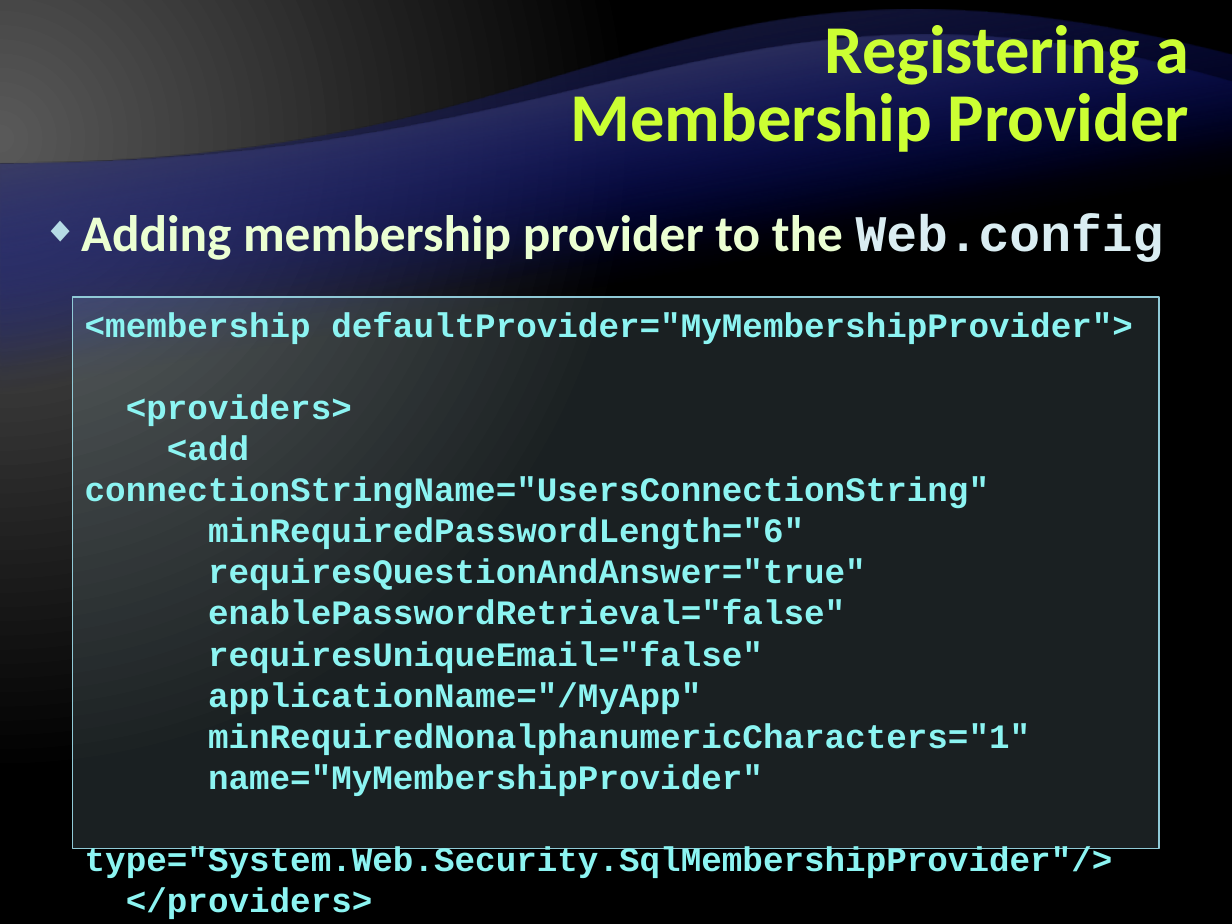
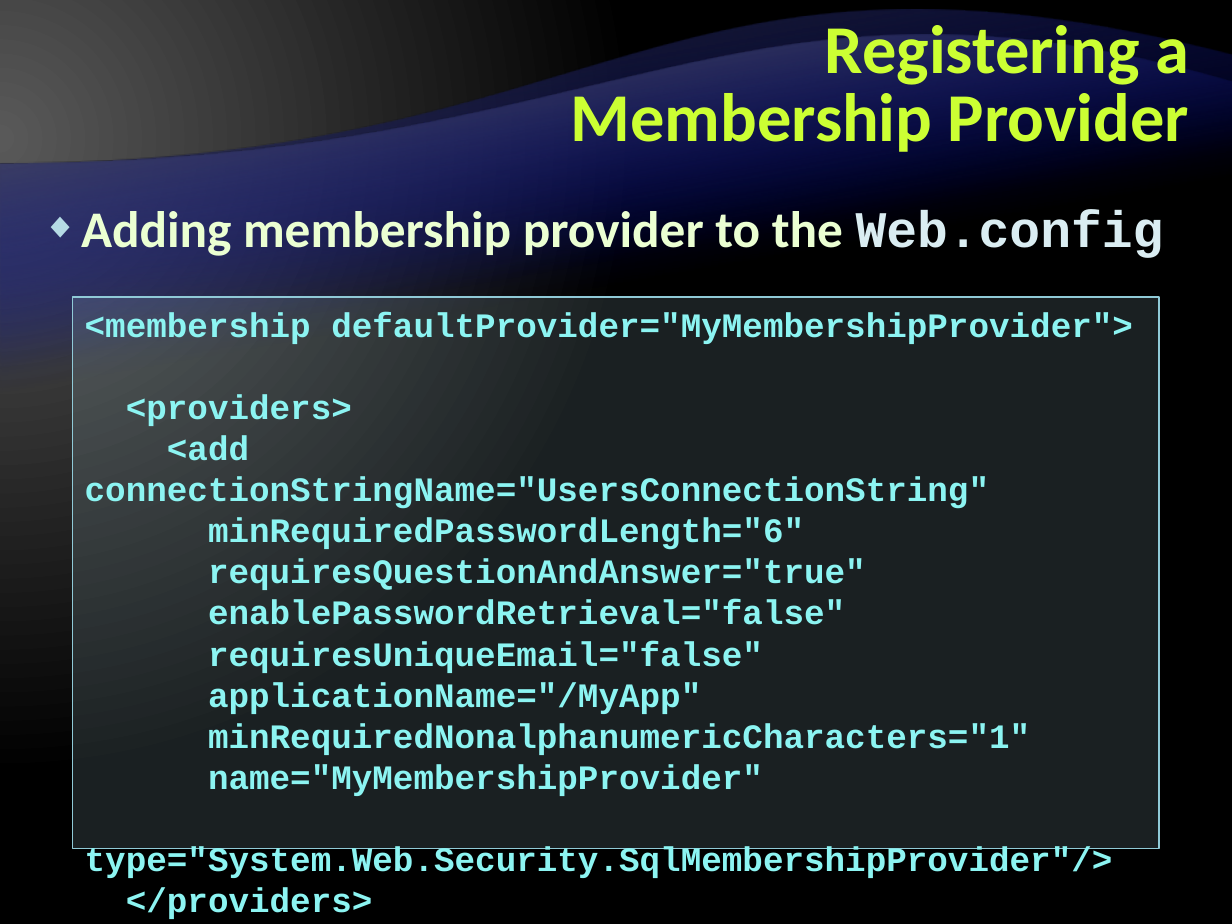
Before and after one commit to Graveheart/aspnetcourse, a slide deck: slide 22 of 2010/lectures/12. ASP.NET-Authentication-and-Authorization.pptx. Drawn at 1232x924 pixels with LibreOffice and Linux fonts; fonts in the diff are those of the drawing; background and template pictures are left out. Boxes give left, top, right and bottom in pixels: in the first picture for what was removed or moved away, otherwise in the second. Text is boxed around its words. In the diff, an @@ line names an element or a change of style, - is before the commit and + after.

```diff
--- a/2010/lectures/12. ASP.NET-Authentication-and-Authorization.pptx
+++ b/2010/lectures/12. ASP.NET-Authentication-and-Authorization.pptx
@@ text "Adding membership provider to the ..." at [81, 210, 1164, 260]: line spacing 38pt to 1 @@
```
Also in this commit, not shown: 16 other slides changed, 1 slide added.
